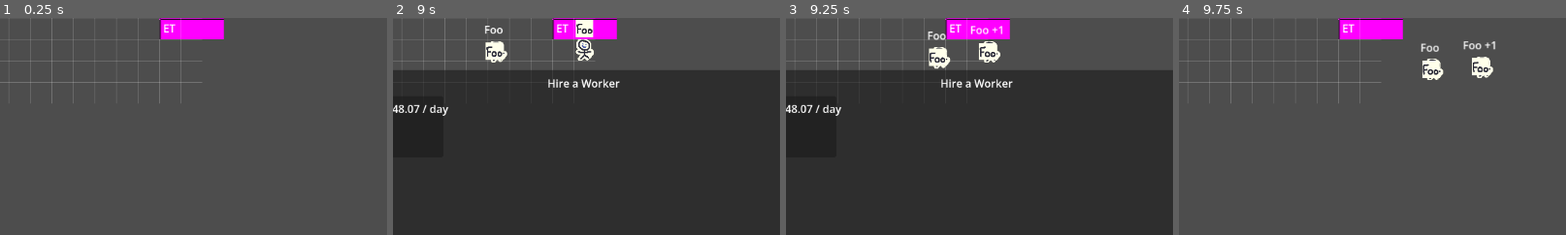
Above: before the commit, frames 1-4 (left to right).
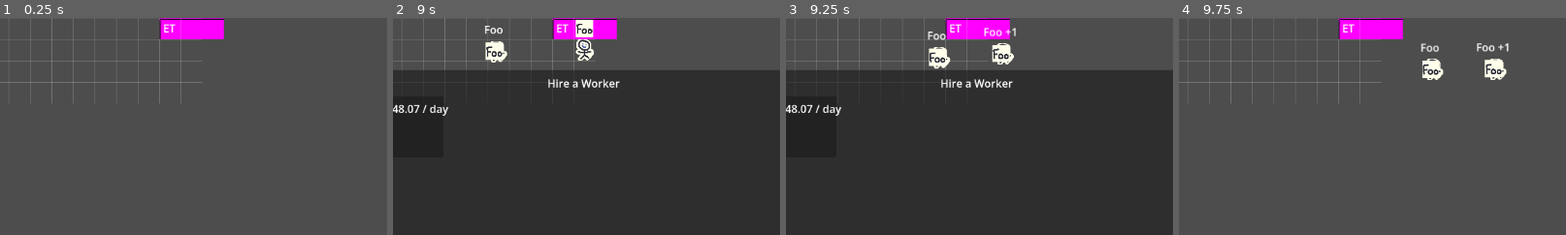
Above: after the commit, the same moments.

Repository: wpuerner/fantasy_factory
Game: Godot game, scene res://scenes/main.tscn
The game is run twice, just before and just after one commit, with the same random seed, the same clock (stepped at 60 frames per second) and the same inputs.
Inputs:
- Up to frame 1 (0.25 s): no input
- Up to frame 2 (9 s): click "Workers" at 0.5 s; click "Hire New Worker" at 1.25 s; click "Hire" at 2 s; click "Orders" at 2.75 s; click "<" at 3.5 s; click ">" at 4.25 s; click "Order" at 5 s; click "Add Storage" at 5.75 s; click "||" at 6.5 s; click ">" at 7.25 s; click "Workers" at 8 s; click "Hire New Worker" at 8.75 s
- Up to frame 3 (9.25 s): no input
- Up to frame 4 (9.75 s): click "Hire" at 9.5 s
The pictures show only the part of the screen within x 24-74%, y 29-79%; the shares and areas given below are measured in that part.

Frames 1-2 are identical in both runs. In frame 3, 1.0% of the frame differs, in the area x 47-60%, y 3-22%; in frame 4, 1.0%, in the area x 73-86%, y 10-29%.

Commit message:
refactor task system to avoid conflicts and remove signal dependencies

Diff:
--- a/scenes/behaviors/task/carry/carry_task_behavior.gd
+++ b/scenes/behaviors/task/carry/carry_task_behavior.gd
@@ -1,10 +1,9 @@
 extends TaskBehavior
-
-@export var navigation_agent: NavigationAgent2D
 
 const INVALID_DESTINATION: Vector2 = Vector2(-100, -100)
 
 var grid_resource: GridResource = preload("res://resources/grid/grid_resource.tres")
+var _navigation_agent: NavigationAgent2D
 var _from
 var _to
 var _held_item: Item
@@ -13,24 +12,25 @@
 
 enum State {PICKING_UP, DROPPING_OFF}
 
-
-func start(worker, from, to) -> bool:
+func start(worker, navigation_agent, from, to) -> bool:
 	_worker = worker
+	_navigation_agent = navigation_agent
 	_from = from
 	_to = to
-	navigation_agent.target_position = grid_resource.get_adjacent_open_cell_position(_from, worker)
+	navigation_agent.target_position = grid_resource.get_adjacent_open_cell_position(_from, _worker)
 	state = State.PICKING_UP
 	return true
 
-func update(worker: Node2D, _delta: float) -> void:
+func update(_delta: float) -> TaskStatus:
 	if state == State.PICKING_UP:
-		if navigation_agent.is_target_reached():
+		if _navigation_agent.is_target_reached():
 			_held_item = _from.pop_item()
-			navigation_agent.target_position = grid_resource.get_adjacent_open_cell_position(_to, get_parent())
+			_navigation_agent.target_position = grid_resource.get_adjacent_open_cell_position(_to, _worker)
 			state = State.DROPPING_OFF
 	elif state == State.DROPPING_OFF:
-		_held_item.global_position = get_parent().global_position
-		if navigation_agent.is_target_reached():
+		_held_item.global_position = _worker.global_position
+		if _navigation_agent.is_target_reached():
 			_to.drop_item(_held_item)
 			_held_item = null
-			completed.emit(true)
+			return TaskStatus.COMPLETED_SUCCESS
+	return TaskStatus.IN_PROGRESS
--- a/scenes/behaviors/task/carry/carry_task_behavior.tscn
+++ b/scenes/behaviors/task/carry/carry_task_behavior.tscn
@@ -1,6 +1,6 @@
-[gd_scene load_steps=2 format=3 uid="uid://b3c5p0vxn17lj"]
+[gd_scene format=3 uid="uid://b3c5p0vxn17lj"]
 
 [ext_resource type="Script" uid="uid://p7g3wl1ls6gr" path="res://scenes/behaviors/task/carry/carry_task_behavior.gd" id="1_x5u11"]
 
-[node name="CarryTaskBehavior" type="Node"]
+[node name="CarryTaskBehavior" type="Node" unique_id=1977989870]
 script = ExtResource("1_x5u11")
--- a/scenes/behaviors/task/enchant/enchant_task_behavior.gd
+++ b/scenes/behaviors/task/enchant/enchant_task_behavior.gd
@@ -1,21 +1,17 @@
 extends TaskBehavior
 
+@export var worker: Node2D
+@export var navigation_agent: NavigationAgent2D
 @export var work_task_behavior: TaskBehavior
 @export var worktables_resource: WorktablesResource
 
-func start(worker) -> bool:
+func start() -> bool:
 	var enchanting_tables: Array = worktables_resource.get_enchanting_tables()
 	for enchanting_table: Node2D in enchanting_tables:
 		if not enchanting_table.has_ticket():
 			continue
-		if work_task_behavior.start(worker, enchanting_table):
-			work_task_behavior.completed.connect(_on_work_task_behavior_completed)
-			return true
+		return work_task_behavior.start(worker, navigation_agent, enchanting_table)
 	return false
 
-func update(worker, delta):
-	work_task_behavior.update(worker, delta)
-
-func _on_work_task_behavior_completed(was_successful: bool) -> void:
-	work_task_behavior.completed.disconnect(_on_work_task_behavior_completed)
-	completed.emit(was_successful)
+func update(delta) -> TaskStatus:
+	return work_task_behavior.update(worker, delta)
--- a/scenes/behaviors/task/enchant/enchant_task_behavior.tscn
+++ b/scenes/behaviors/task/enchant/enchant_task_behavior.tscn
@@ -1,6 +1,12 @@
-[gd_scene load_steps=2 format=3 uid="uid://d2k6qlv6d4mgg"]
+[gd_scene format=3 uid="uid://d2k6qlv6d4mgg"]
 
 [ext_resource type="Script" uid="uid://w1pfta5yrlpg" path="res://scenes/behaviors/task/enchant/enchant_task_behavior.gd" id="1_oaqj0"]
+[ext_resource type="Resource" uid="uid://50wajk2vh138" path="res://resources/worktables/worktables_resource.tres" id="2_08v18"]
+[ext_resource type="PackedScene" uid="uid://cscms2712e6vu" path="res://scenes/behaviors/task/work/work_task_behavior.tscn" id="2_xja5r"]
 
-[node name="EnchantTaskBehavior" type="Node"]
+[node name="EnchantTaskBehavior" type="Node" unique_id=236327859 node_paths=PackedStringArray("work_task_behavior")]
 script = ExtResource("1_oaqj0")
+work_task_behavior = NodePath("WorkTaskBehavior")
+worktables_resource = ExtResource("2_08v18")
+
+[node name="WorkTaskBehavior" parent="." unique_id=935270148 instance=ExtResource("2_xja5r")]
--- a/scenes/behaviors/task/haul/haul_task_behavior.gd
+++ b/scenes/behaviors/task/haul/haul_task_behavior.gd
@@ -1,5 +1,6 @@
 class_name HaulTaskBehavior extends TaskBehavior
 
+@export var worker: Node2D
 @export var navigation_agent: NavigationAgent2D
 @export var carry_task_behavior: TaskBehavior
 @export var grid_resource: GridResource
@@ -11,7 +12,7 @@
 var _from
 var _to
 
-func start(worker: Node2D) -> bool:
+func start() -> bool:
 	_worker = worker
 	var haul_job: Dictionary = _find_haul_job(_worker)
 	if haul_job.is_empty():
@@ -24,16 +25,17 @@
 		_release_reservations()
 		return false
 
-	if not carry_task_behavior.start(worker, haul_job.source, haul_job.target):
+	if not carry_task_behavior.start(worker, navigation_agent, haul_job.source, haul_job.target):
 		_release_reservations()
 		return false
 
-	carry_task_behavior.completed.connect(_on_carry_task_behavior_completed)
-
 	return true
 
-func update(worker, delta):
-	carry_task_behavior.update(worker, delta)
+func update(delta: float) -> TaskStatus:
+	var result: TaskStatus = carry_task_behavior.update(delta)
+	if result != TaskStatus.IN_PROGRESS:
+		_release_reservations()
+	return result
 
 func _release_reservations():
 	if _from:
@@ -89,8 +91,3 @@
 		if cell.is_open() and not reservation_resource.is_reserved_by_other(cell, worker):
 			return cell
 	return null
-
-func _on_carry_task_behavior_completed(was_successful: bool) -> void:
-	carry_task_behavior.completed.disconnect(_on_carry_task_behavior_completed)
-	_release_reservations()
-	completed.emit(was_successful)
--- a/scenes/behaviors/task/haul/haul_task_behavior.tscn
+++ b/scenes/behaviors/task/haul/haul_task_behavior.tscn
@@ -1,6 +1,18 @@
-[gd_scene load_steps=2 format=3 uid="uid://c2dmv8q1k5n7x"]
+[gd_scene format=3 uid="uid://c2dmv8q1k5n7x"]
 
 [ext_resource type="Script" uid="uid://cqtrvm0o7p5fn" path="res://scenes/behaviors/task/haul/haul_task_behavior.gd" id="1_script"]
+[ext_resource type="PackedScene" uid="uid://b3c5p0vxn17lj" path="res://scenes/behaviors/task/carry/carry_task_behavior.tscn" id="2_ljcfj"]
+[ext_resource type="Resource" uid="uid://cf2sb0kqcfn1t" path="res://resources/grid/grid_resource.tres" id="2_sftm6"]
+[ext_resource type="Resource" uid="uid://dv5o38x763sgx" path="res://resources/storage_areas/storage_areas_resource.tres" id="3_3svpt"]
+[ext_resource type="Resource" uid="uid://duwmbn6tgc77d" path="res://resources/item/item_resource.tres" id="4_kma0y"]
+[ext_resource type="Resource" uid="uid://c7r8v2k4jfyra" path="res://resources/reservation/reservation_resource.tres" id="5_vllod"]
 
-[node name="HaulTaskBehavior" type="Node"]
+[node name="HaulTaskBehavior" type="Node" unique_id=1704318692 node_paths=PackedStringArray("carry_task_behavior")]
 script = ExtResource("1_script")
+carry_task_behavior = NodePath("CarryTaskBehavior")
+grid_resource = ExtResource("2_sftm6")
+storage_areas_resource = ExtResource("3_3svpt")
+item_resource = ExtResource("4_kma0y")
+reservation_resource = ExtResource("5_vllod")
+
+[node name="CarryTaskBehavior" parent="." unique_id=17400610 instance=ExtResource("2_ljcfj")]
--- a/scenes/behaviors/task/task_behavior.gd
+++ b/scenes/behaviors/task/task_behavior.gd
@@ -1,3 +1,3 @@
 class_name TaskBehavior extends Node
 
-signal completed(was_successful: bool)
+enum TaskStatus {IN_PROGRESS, COMPLETED_SUCCESS, COMPLETED_FAILURE}
--- a/scenes/behaviors/task/work/work_task_behavior.gd
+++ b/scenes/behaviors/task/work/work_task_behavior.gd
@@ -1,6 +1,5 @@
 extends TaskBehavior
 
-@export var navigation_agent: NavigationAgent2D
 @export var carry_task_behavior: TaskBehavior
 
 var item_resource: ItemResource = preload("res://resources/item/item_resource.tres")
@@ -11,6 +10,7 @@
 var work_cooldown_ticks: int = 0
 
 var _worker: Node2D
+var _navigation_agent: NavigationAgent2D
 var _workbench: Node2D
 var _input_item_container
 var _storage_container
@@ -19,8 +19,9 @@
 
 const MAX_WORK_COOLDOWN_TICKS: int = 4
 
-func start(worker, workbench) -> bool:
+func start(worker, navigation_agent: NavigationAgent2D, workbench) -> bool:
 	_worker = worker
+	_navigation_agent = navigation_agent
 	if not reservation_resource.reserve(_workbench, _worker):
 		return false
 	_workbench = workbench
@@ -29,7 +30,7 @@
 
 func _start() -> bool:
 	if _workbench.can_work():
-		navigation_agent.target_position = grid_resource.get_adjacent_open_cell_position(_workbench, _worker)
+		_navigation_agent.target_position = grid_resource.get_adjacent_open_cell_position(_workbench, _worker)
 		state = State.GOING_TO_WORK
 		return true
 
@@ -37,17 +38,16 @@
 	if is_instance_valid(input_item):
 		_input_item_container = input_item.container
 		if not reservation_resource.reserve(_input_item_container, _worker):
-			_abort()
+			_release_reservations()
 			return false
-		if not carry_task_behavior.start(_worker, input_item.container, _workbench):
-			_abort()
+		if not carry_task_behavior.start(_worker, _navigation_agent, input_item.container, _workbench):
+			_release_reservations()
 			return false
-		carry_task_behavior.completed.connect(_on_gathering_inputs_completed)
 		state = State.GATHERING_INPUTS
 		return true
 	else:
 		# abort if there are no available items
-		_abort()
+		_release_reservations()
 		return false
 
 func _release_reservations() -> void:
@@ -61,41 +61,52 @@
 		reservation_resource.release(_storage_container, _worker)
 		_storage_container = null
 
-func update(worker, delta: float) -> void:
+func update(worker, delta: float) -> TaskStatus:
 	if state == State.GATHERING_INPUTS:
-		carry_task_behavior.update(worker, delta)
+		var result: TaskStatus = carry_task_behavior.update(delta)
+		if result == TaskStatus.COMPLETED_SUCCESS:
+			if !_start():
+				_release_reservations()
+				return TaskStatus.COMPLETED_FAILURE
+		elif result == TaskStatus.COMPLETED_FAILURE:
+			_release_reservations()
+			return result
 	elif state == State.GOING_TO_WORK:
-		if navigation_agent.is_navigation_finished():
+		if _navigation_agent.is_navigation_finished():
 			_workbench.complete.connect(_on_work_complete)
 			state = State.WORKING
 	elif state == State.WORKING:
 		if not is_instance_valid(_workbench):
-			_abort()
-			return
+			_release_reservations()
+			return TaskStatus.COMPLETED_FAILURE
 		if work_cooldown_ticks <= 0:
-			_workbench.work()
+			if _workbench.work():
+				return _on_work_complete()
 			work_cooldown_ticks = MAX_WORK_COOLDOWN_TICKS
 		else:
 			work_cooldown_ticks -= 1
 	elif state == State.STORING_OUTPUTS:
-		carry_task_behavior.update(worker, delta)
+		var result: TaskStatus = carry_task_behavior.update(delta)
+		if result != TaskStatus.IN_PROGRESS:
+			_release_reservations()
+			return result
+	return TaskStatus.IN_PROGRESS
 
-func _on_work_complete() -> void:
+func _on_work_complete() -> TaskStatus:
 	_workbench.complete.disconnect(_on_work_complete)
 
 	_storage_container = _find_available_storage_cell()
 	if _storage_container == null:
 		_storage_container = grid_resource.find_nearest_open_cell(_worker.global_position)
 	if not reservation_resource.reserve(_storage_container, _worker):
-		_abort()
-		return
-	if not carry_task_behavior.start(_worker, _workbench, _storage_container):
-		_abort()
-		return
+		_release_reservations()
+		return TaskStatus.COMPLETED_FAILURE
+	if not carry_task_behavior.start(_worker, _navigation_agent, _workbench, _storage_container):
+		_release_reservations()
+		return TaskStatus.COMPLETED_FAILURE
 
-	carry_task_behavior.completed.connect(_on_storing_outputs_completed)
 	state = State.STORING_OUTPUTS
-
+	return TaskStatus.IN_PROGRESS
 
 func _find_available_storage_cell():
 	var sorted_areas: Array = storage_areas_resource.storage_areas.duplicate()
@@ -112,22 +123,3 @@
 			if cell.is_open() and not reservation_resource.is_reserved_by_other(cell, _worker):
 				return cell
 	return null
-
-func _abort() -> void:
-	_release_reservations()
-	completed.emit(false)
-
-func _on_gathering_inputs_completed(was_successful: bool) -> void:
-	carry_task_behavior.completed.disconnect(_on_gathering_inputs_completed)
-
-	if not was_successful:
-		_abort()
-		return
-	else:
-		_start()
-
-func _on_storing_outputs_completed(was_successful: bool) -> void:
-	carry_task_behavior.completed.disconnect(_on_storing_outputs_completed)
-
-	_release_reservations()
-	completed.emit(was_successful)
--- a/scenes/behaviors/task/work/work_task_behavior.tscn
+++ b/scenes/behaviors/task/work/work_task_behavior.tscn
@@ -1,6 +1,10 @@
-[gd_scene load_steps=2 format=3 uid="uid://cscms2712e6vu"]
+[gd_scene format=3 uid="uid://cscms2712e6vu"]
 
 [ext_resource type="Script" uid="uid://c2kmhrbs5x2wf" path="res://scenes/behaviors/task/work/work_task_behavior.gd" id="1_bsqtx"]
+[ext_resource type="PackedScene" uid="uid://b3c5p0vxn17lj" path="res://scenes/behaviors/task/carry/carry_task_behavior.tscn" id="2_tqe0q"]
 
-[node name="WorkTaskBehavior" type="Node"]
+[node name="WorkTaskBehavior" type="Node" unique_id=158120360 node_paths=PackedStringArray("carry_task_behavior")]
 script = ExtResource("1_bsqtx")
+carry_task_behavior = NodePath("CarryTaskBehavior")
+
+[node name="CarryTaskBehavior" parent="." unique_id=468785458 instance=ExtResource("2_tqe0q")]
--- a/scenes/enchanting_table/enchanting_table.gd
+++ b/scenes/enchanting_table/enchanting_table.gd
@@ -20,14 +20,15 @@
 func has_item():
 	return is_instance_valid(item)
 
-func work():
+func work() -> bool:
 	current_work += 10.0
 	if current_work >= needed_work_amount:
 		item.queue_free()
 		var new_item = item_resource.create_from_template(ticket.output_item_name)
 		add_child(new_item)
 		item = new_item
-		complete.emit()
+		return true
+	return false
 
 func drop_item(dropped_item: Item):
 	dropped_item.global_position = global_position
--- a/scenes/worker/worker.gd
+++ b/scenes/worker/worker.gd
@@ -16,18 +16,14 @@
 
 func _physics_process(delta: float) -> void:
 	if !is_instance_valid(_current_behavior):
-		if enchant_task_behavior.start(self):
+		if enchant_task_behavior.start():
 			_current_behavior = enchant_task_behavior
-		elif haul_task_behavior.start(self):
+		elif haul_task_behavior.start():
 			_current_behavior = haul_task_behavior
-		if is_instance_valid(_current_behavior):
-			_current_behavior.completed.connect(_on_current_behavior_completed)
 	else:
-		_current_behavior.update(self, delta)
+		var result: TaskBehavior.TaskStatus = _current_behavior.update(delta)
+		if result != TaskBehavior.TaskStatus.IN_PROGRESS:
+			_current_behavior = null
 
 	if !$NavigationAgent2D.is_target_reached():
 		global_position = global_position.move_toward($NavigationAgent2D.get_next_path_position(), SPEED * delta)
-
-func _on_current_behavior_completed(was_successful: bool):
-	_current_behavior.completed.disconnect(_on_current_behavior_completed)
-	_current_behavior = null
--- a/scenes/worker/worker.tscn
+++ b/scenes/worker/worker.tscn
@@ -4,14 +4,7 @@
 [ext_resource type="Texture2D" uid="uid://c5faynebg0nt1" path="res://scenes/worker/worker.png" id="1_tmdoo"]
 [ext_resource type="Resource" uid="uid://btt2xv604qlop" path="res://resources/worker/worker_resource.tres" id="2_sq3if"]
 [ext_resource type="PackedScene" uid="uid://d2k6qlv6d4mgg" path="res://scenes/behaviors/task/enchant/enchant_task_behavior.tscn" id="3_md8yx"]
-[ext_resource type="PackedScene" uid="uid://cscms2712e6vu" path="res://scenes/behaviors/task/work/work_task_behavior.tscn" id="3_nupkf"]
-[ext_resource type="PackedScene" uid="uid://b3c5p0vxn17lj" path="res://scenes/behaviors/task/carry/carry_task_behavior.tscn" id="4_md8yx"]
 [ext_resource type="PackedScene" uid="uid://c2dmv8q1k5n7x" path="res://scenes/behaviors/task/haul/haul_task_behavior.tscn" id="5_haul"]
-[ext_resource type="Resource" uid="uid://50wajk2vh138" path="res://resources/worktables/worktables_resource.tres" id="5_ock52"]
-[ext_resource type="Resource" uid="uid://cf2sb0kqcfn1t" path="res://resources/grid/grid_resource.tres" id="8_fc042"]
-[ext_resource type="Resource" uid="uid://dv5o38x763sgx" path="res://resources/storage_areas/storage_areas_resource.tres" id="9_ock52"]
-[ext_resource type="Resource" uid="uid://duwmbn6tgc77d" path="res://resources/item/item_resource.tres" id="10_8hyuv"]
-[ext_resource type="Resource" uid="uid://c7r8v2k4jfyra" path="res://resources/reservation/reservation_resource.tres" id="11_304bw"]
 
 [sub_resource type="CircleShape2D" id="CircleShape2D_qsiq5"]
 radius = 14.0
@@ -35,23 +28,12 @@
 [node name="CollisionShape2D" type="CollisionShape2D" parent="Area2D" unique_id=828431469]
 shape = SubResource("CircleShape2D_qsiq5")
 
-[node name="EnchantTaskBehavior" parent="." unique_id=125030584 node_paths=PackedStringArray("work_task_behavior") instance=ExtResource("3_md8yx")]
-work_task_behavior = NodePath("../WorkTaskBehavior")
-worktables_resource = ExtResource("5_ock52")
-
-[node name="WorkTaskBehavior" parent="." unique_id=1677369699 node_paths=PackedStringArray("navigation_agent", "carry_task_behavior") instance=ExtResource("3_nupkf")]
-navigation_agent = NodePath("../NavigationAgent2D")
-carry_task_behavior = NodePath("../CarryTaskBehavior")
-
-[node name="CarryTaskBehavior" parent="." unique_id=658953951 node_paths=PackedStringArray("navigation_agent") instance=ExtResource("4_md8yx")]
+[node name="EnchantTaskBehavior" parent="." unique_id=125030584 node_paths=PackedStringArray("worker", "navigation_agent") instance=ExtResource("3_md8yx")]
+worker = NodePath("..")
 navigation_agent = NodePath("../NavigationAgent2D")
 
-[node name="HaulTaskBehavior" parent="." unique_id=311293788 node_paths=PackedStringArray("navigation_agent", "carry_task_behavior") instance=ExtResource("5_haul")]
+[node name="HaulTaskBehavior" parent="." unique_id=311293788 node_paths=PackedStringArray("worker", "navigation_agent") instance=ExtResource("5_haul")]
+worker = NodePath("..")
 navigation_agent = NodePath("../NavigationAgent2D")
-carry_task_behavior = NodePath("../CarryTaskBehavior")
-grid_resource = ExtResource("8_fc042")
-storage_areas_resource = ExtResource("9_ock52")
-item_resource = ExtResource("10_8hyuv")
-reservation_resource = ExtResource("11_304bw")
 
 [connection signal="input_event" from="Area2D" to="." method="_on_area_2d_input_event"]
